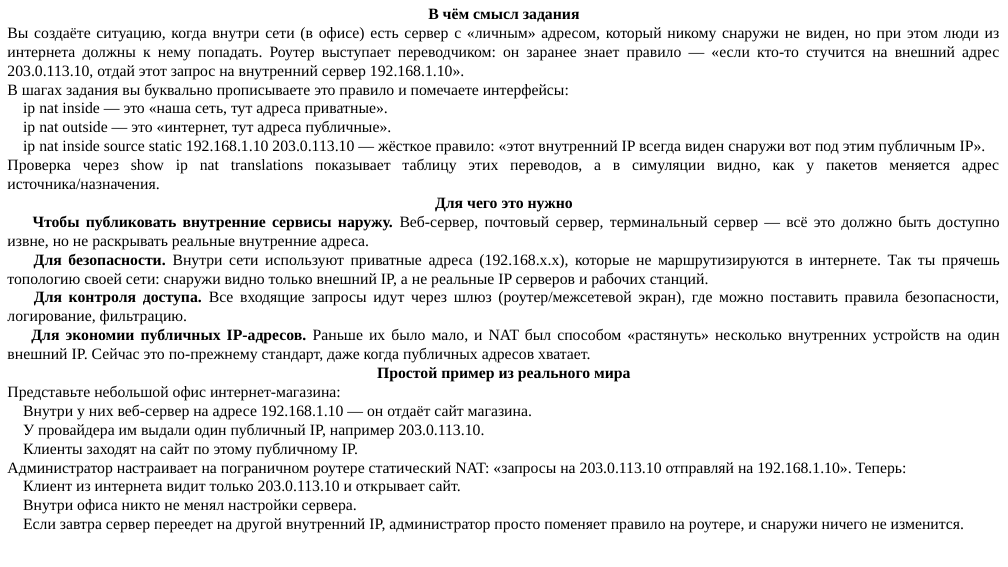
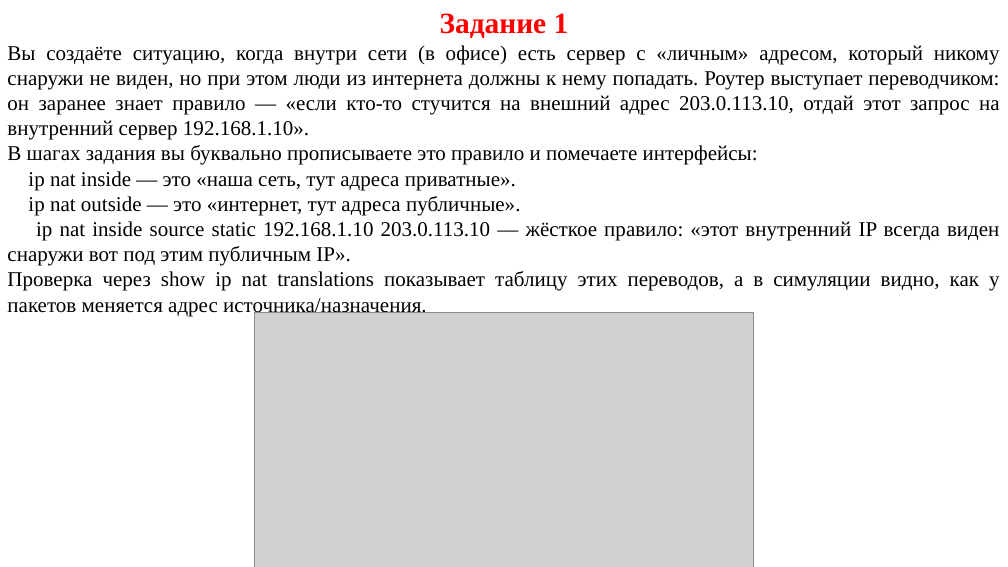
Before and after one commit to mbdatateach/site, a slide deck: slide 2 of АИС/практики/АИС Практика 10.pptx. Drawn at 1008x567 pixels with LibreOffice and Linux fonts; fonts in the diff are those of the drawing; grey boxes stand for pictures. Boxes give left, top, right and bottom in pixels: in the first picture for what was removed or moved away, otherwise in the second. Text is boxed around its words. In the diff, an @@ line names an element or a change of style, - is before the commit and + after.

```diff
--- a/АИС/практики/АИС Практика 10.pptx
+++ b/АИС/практики/АИС Практика 10.pptx
@@ text at [440, 13, 569, 38]: text changed; size 15 to 28 pt; text colour #000000 to #FF0000 @@
-В чём смысл задания
+Задание 1
@@ text at [7, 45, 1000, 316]: size 15 to 20 pt @@
@@ text at [7, 197, 1000, 533]: paragraphs removed @@
-Для чего это нужно
-Чтобы публиковать внутренние сервисы наружу. Веб‑сервер, почтовый сервер, терминальный сервер — всё это должно быть доступно извне, но не раскрывать реальные внутренние адреса.
-Для безопасности. Внутри сети используют приватные адреса (192.168.x.x), которые не маршрутизируются в интернете. Так ты прячешь топологию своей сети: снаружи видно только внешний IP, а не реальные IP серверов и рабочих станций.
-Для контроля доступа. Все входящие запросы идут через шлюз (роутер/межсетевой экран), где можно поставить правила безопасности, логирование, фильтрацию.
-Для экономии публичных IP‑адресов. Раньше их было мало, и NAT был способом «растянуть» несколько внутренних устройств на один внешний IP. Сейчас это по‑прежнему стандарт, даже когда публичных адресов хватает.
-Простой пример из реального мира
-Представьте небольшой офис интернет‑магазина:
-Внутри у них веб‑сервер на адресе 192.168.1.10 — он отдаёт сайт магазина.
-У провайдера им выдали один публичный IP, например 203.0.113.10.
-Клиенты заходят на сайт по этому публичному IP.
-Администратор настраивает на пограничном роутере статический NAT: «запросы на 203.0.113.10 отправляй на 192.168.1.10». Теперь:
-Клиент из интернета видит только 203.0.113.10 и открывает сайт.
-Внутри офиса никто не менял настройки сервера.
-Если завтра сервер переедет на другой внутренний IP, администратор просто поменяет правило на роутере, и снаружи ничего не изменится.
@@ picture added at [255, 313, 754, 567] @@
```
Also in this commit, not shown: 6 slides added, 6 other files.
